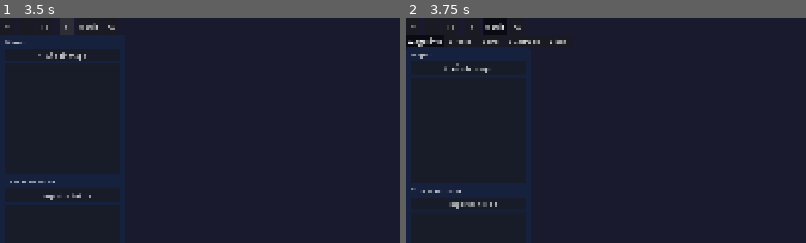
Above: before the commit, frames 1-2 (left to right).
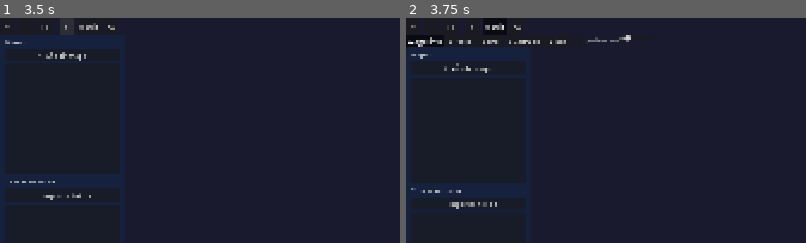
Above: after the commit, the same moments.

Repository: DEVizzent/BattleMapToolkit
Game: Godot game, scene res://scenes/ui/dm_window.tscn
Two runs of this game, one before a commit and one after it. Both use one fixed random seed, a clock stepped at 60 frames per second and the inputs below. This scene is started directly instead of the project's main scene.
Inputs:
- Up to frame 1 (3.5 s): click "+" at 0.5 s; click "-" at 1.25 s; click "[ ]" at 2 s; click "#" at 2.75 s
- Up to frame 2 (3.75 s): click "Medir" at 3.5 s
The pictures show only the part of the screen within x 0-50%, y 0-50%; the shares and areas given below are measured in that part.

Frame 1 is identical in both runs. In frame 2, 0.1% of the frame differs, in the area x 45-57%, y 7-11%.

Commit message:
feat: personalizacion de color y opacidad para plantillas
- ColorPickerButton en toolbar de medicion para seleccionar color
- HSlider 10-100% para opacidad de casillas (no afecta al perimetro)
- El color se aplica tanto a las lineas del contorno como a las casillas
- La opacidad solo afecta al relleno de las casillas
- Preview usa el color seleccionado con alpha reducido
- Default: cyan (0, 0.8, 1) con 25% opacidad
- 4 tests: defaults, UI exists, color changes, opacity changes
- 238 tests totales

Diff:
--- a/scenes/ui/dm_window.tscn
+++ b/scenes/ui/dm_window.tscn
@@ -158,6 +158,34 @@
 text = "Linea"
 custom_minimum_size = Vector2(70, 28)
 
+[node name="VSeparator" type="VSeparator" parent="MainVBox/MeasureToolbar"]
+layout_mode = 2
+
+[node name="TemplateColorPicker" type="ColorPickerButton" parent="MainVBox/MeasureToolbar"]
+unique_name_in_owner = true
+layout_mode = 2
+color = Color(0, 0.8, 1, 1)
+
+[node name="TemplateOpacityHBox" type="HBoxContainer" parent="MainVBox/MeasureToolbar"]
+layout_mode = 2
+theme_override_constants/separation = 4
+
+[node name="TemplateOpacityLabel" type="Label" parent="MainVBox/MeasureToolbar/TemplateOpacityHBox"]
+unique_name_in_owner = true
+layout_mode = 2
+text = "Opacidad: 25%"
+theme_override_colors/font_color = Color(0.667, 0.667, 0.667, 1)
+theme_override_font_sizes/font_size = 12
+
+[node name="TemplateOpacitySlider" type="HSlider" parent="MainVBox/MeasureToolbar/TemplateOpacityHBox"]
+unique_name_in_owner = true
+layout_mode = 2
+min_value = 0.1
+max_value = 1.0
+step = 0.05
+value = 0.25
+custom_minimum_size = Vector2(80, 0)
+
 [node name="ContentHBox" type="HSplitContainer" parent="MainVBox"]
 layout_mode = 2
 size_flags_horizontal = 3
--- a/scripts/token/token_layer.gd
+++ b/scripts/token/token_layer.gd
@@ -28,6 +28,8 @@
 var _template_preview_mode: int = -1
 var _template_preview_start: Vector2 = Vector2.ZERO
 var _template_preview_end: Vector2 = Vector2.ZERO
+var _template_line_color: Color = Color(0.0, 0.8, 1.0, 1.0)
+var _template_cell_alpha: float = 0.25
 
 
 func show_drag_ghost(start: Vector2, end: Vector2, distance_text: String, speed_limit_px: float = -1.0) -> void:
@@ -113,6 +115,12 @@
 	_template_preview_mode = mode
 	_template_preview_start = from
 	_template_preview_end = to
+	queue_redraw()
+
+
+func set_template_color(color: Color, cell_alpha: float) -> void:
+	_template_line_color = color
+	_template_cell_alpha = cell_alpha
 	queue_redraw()
 
 
@@ -205,14 +213,19 @@
 
 
 func _draw_templates() -> void:
-	var color: Color = Color(0.0, 0.8, 1.0, 0.5)
-	var fill_color: Color = Color(0.0, 0.8, 1.0, 0.1)
-	var cell_color: Color = Color(0.0, 0.8, 1.0, 0.25)
+	var color: Color = _template_line_color
+	color.a = 0.5
+	var fill_color: Color = _template_line_color
+	fill_color.a = _template_cell_alpha * 0.4
+	var cell_color: Color = _template_line_color
+	cell_color.a = _template_cell_alpha
 	for tmpl in _templates:
 		var t: Dictionary = tmpl
 		_draw_template_shape(t["type"] as int, t["start"] as Vector2, t["end"] as Vector2, color, fill_color, cell_color)
 	if _template_preview_mode >= 0:
-		_draw_template_shape(_template_preview_mode, _template_preview_start, _template_preview_end, Color(1.0, 1.0, 1.0, 0.3), Color(1.0, 1.0, 1.0, 0.05), Color(1.0, 1.0, 1.0, 0.12))
+		var pc: Color = _template_line_color
+		pc.a = 0.3
+		_draw_template_shape(_template_preview_mode, _template_preview_start, _template_preview_end, pc, Color(1.0, 1.0, 1.0, 0.05), Color(1.0, 1.0, 1.0, 0.12))
 
 
 func _draw_template_shape(mode: int, start: Vector2, end: Vector2, line_color: Color, fill: Color, cell_fill: Color) -> void:
--- a/scripts/ui/dm_window.gd
+++ b/scripts/ui/dm_window.gd
@@ -56,6 +56,9 @@
 @onready var measure_cone_btn: Button = %MeasureConeBtn
 @onready var measure_square_btn: Button = %MeasureSquareBtn
 @onready var measure_line_btn: Button = %MeasureLineBtn
+@onready var template_color_picker: ColorPickerButton = %TemplateColorPicker
+@onready var template_opacity_label: Label = %TemplateOpacityLabel
+@onready var template_opacity_slider: HSlider = %TemplateOpacitySlider
 
 @onready var grid_panel: VBoxContainer = %GridPanel
 @onready var grid_cell_size_label: Label = %CellSizeLabel
@@ -122,6 +125,8 @@
 var _placing_template: bool = false
 var _template_start: Vector2 = Vector2.ZERO
 var _templates: Array = []
+var _template_color: Color = Color(0.0, 0.8, 1.0, 1.0)
+var _template_cell_alpha: float = 0.25
 
 enum MeasureMode { WAYPOINTS, CIRCLE, CONE, SQUARE, LINE }
 
@@ -165,6 +170,11 @@
 	measure_cone_btn.pressed.connect(func(): _set_measure_mode(MeasureMode.CONE))
 	measure_square_btn.pressed.connect(func(): _set_measure_mode(MeasureMode.SQUARE))
 	measure_line_btn.pressed.connect(func(): _set_measure_mode(MeasureMode.LINE))
+	template_color_picker.color_changed.connect(_on_template_color_changed)
+	template_opacity_slider.value_changed.connect(_on_template_opacity_changed)
+	template_color_picker.color = _template_color
+	template_opacity_slider.value = _template_cell_alpha
+	token_layer.set_template_color(_template_color, _template_cell_alpha)
 	token_library.set_drag_forwarding(
 		func(pos): return _on_library_get_drag_data(token_library, pos),
 		Callable(),
@@ -547,6 +557,17 @@
 	token_layer.hide_templates()
 
 
+func _on_template_color_changed(new_color: Color) -> void:
+	_template_color = new_color
+	token_layer.set_template_color(_template_color, _template_cell_alpha)
+
+
+func _on_template_opacity_changed(value: float) -> void:
+	_template_cell_alpha = value
+	template_opacity_label.text = "Opacidad: %d%%" % int(value * 100)
+	token_layer.set_template_color(_template_color, _template_cell_alpha)
+
+
 func _handle_template_click() -> void:
 	var pos := _get_token_layer_mouse_pos()
 	if not Input.is_key_pressed(KEY_SHIFT):
--- a/test/test_token/test_token_interaction.gd
+++ b/test/test_token/test_token_interaction.gd
@@ -947,5 +947,32 @@
 	assert_false(rect.has_point(_cell_center(2, 2, 70.0, Vector2.ZERO)), "outside (2,2)")
 
 
+func test_template_color_default() -> void:
+	assert_eq(_dm._template_color, Color(0.0, 0.8, 1.0, 1.0), "default color is cyan")
+	assert_eq(_dm._template_cell_alpha, 0.25, "default cell alpha is 0.25")
+	assert_eq(_dm.token_layer._template_line_color, Color(0.0, 0.8, 1.0, 1.0))
+	assert_eq(_dm.token_layer._template_cell_alpha, 0.25)
+
+
+func test_template_color_picker_exists() -> void:
+	assert_not_null(_dm.template_color_picker)
+	assert_not_null(_dm.template_opacity_slider)
+	assert_not_null(_dm.template_opacity_label)
+
+
+func test_template_color_changes() -> void:
+	var red: Color = Color(1.0, 0.0, 0.0, 1.0)
+	_dm._on_template_color_changed(red)
+	assert_eq(_dm._template_color, red)
+	assert_eq(_dm.token_layer._template_line_color, red)
+
+
+func test_template_opacity_changes() -> void:
+	_dm._on_template_opacity_changed(0.5)
+	assert_eq(_dm._template_cell_alpha, 0.5)
+	assert_eq(_dm.token_layer._template_cell_alpha, 0.5)
+	assert_eq(_dm.template_opacity_label.text, "Opacidad: 50%")
+
+
 func _cell_center(col: int, row: int, cell_px: float, origin: Vector2) -> Vector2:
 	return Vector2(col * cell_px + cell_px / 2.0 + origin.x, row * cell_px + cell_px / 2.0 + origin.y)
